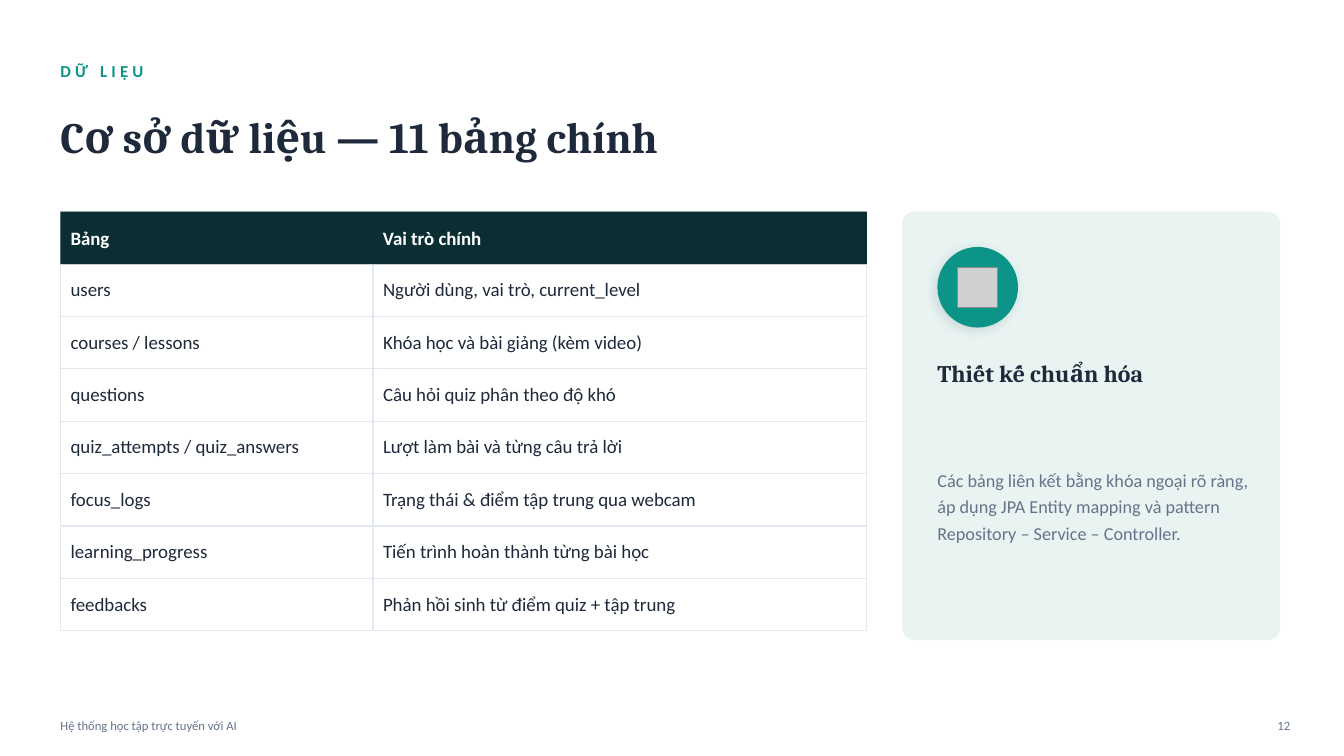
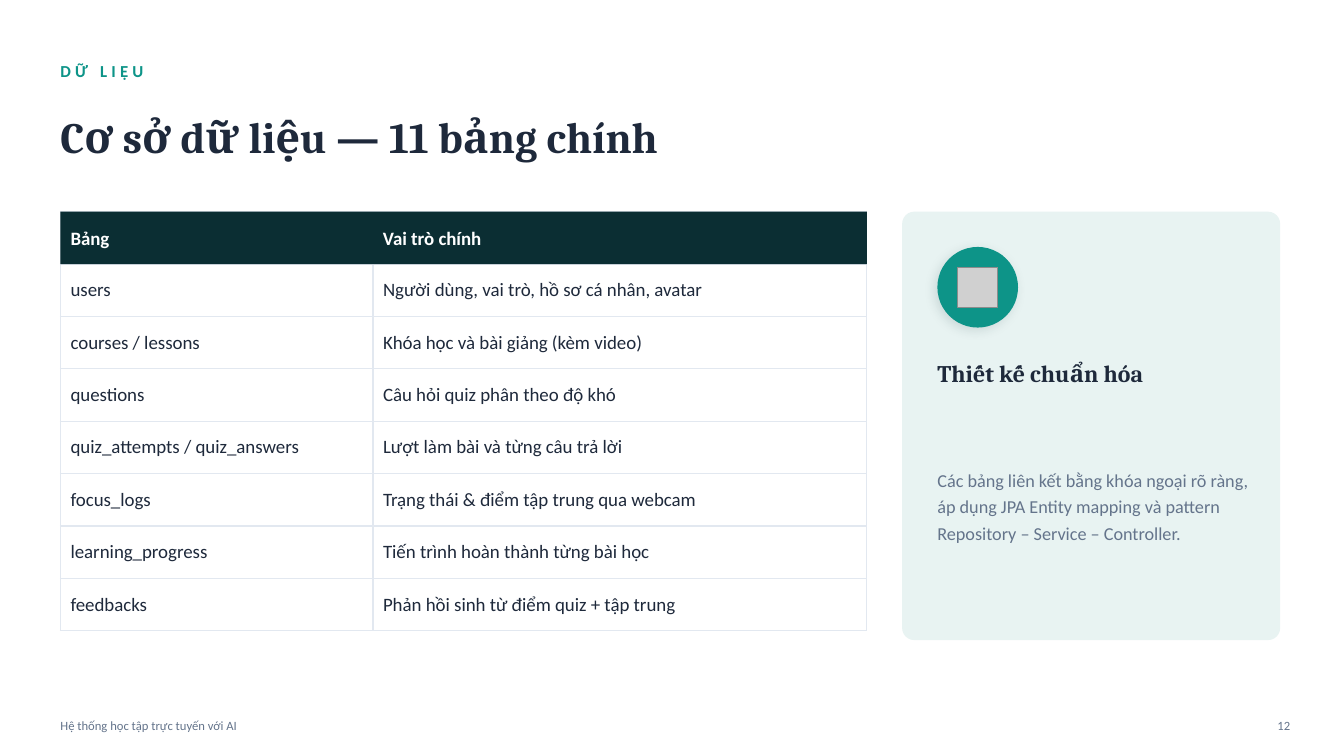
Before and after one commit to THiep03/final-example, a slide deck: slide 12 of Thuyet_trinh_DATN.pptx. Drawn at 1344x756 pixels with LibreOffice and Linux fonts; fonts in the diff are those of the drawing; grey boxes stand for pictures. Boxes give left, top, right and bottom in pixels: in the first picture for what was removed or moved away, otherwise in the second. Text is boxed around its words. In the diff, an @@ line names an element or a change of style, - is before the commit and + after.

```diff
--- a/Thuyet_trinh_DATN.pptx
+++ b/Thuyet_trinh_DATN.pptx
@@ table at box(60, 212, 867, 631) @@
-row 2, column 2: Người dùng, vai trò, current_level
+row 2, column 2: Người dùng, vai trò, hồ sơ cá nhân, avatar
```
Also in this commit, not shown: 5 other slides changed, 2 other files.
